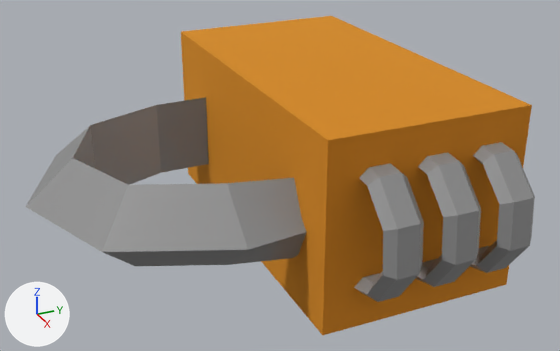
Renders of the FBX model VRProject/Assets/Art Assets/3D Models/Padlock/Padlock.fbx from each side of a commit.
One viewpoint serves both versions: a 50 mm lens placed at (3.65, -2.11, 1.93), pointed at (0.16, -0.54, 0.19). The lights are fixed; the arrows at lower left show +X, +Y and +Z. Where no turn or scale is listed for an object, it has been applied to the vertices.
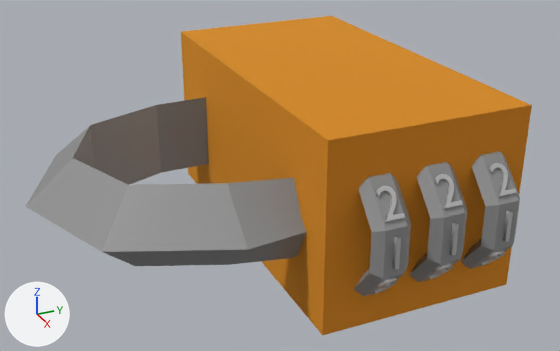
Where the change shows, as pixel boxes [x1, y1, x2, y2] in the pictures (560 x 351 px):
'Torus', moved, turned, rescaled
    before: [354, 163, 424, 302]
    after: [354, 173, 411, 296]
'Torus.001', moved, turned, rescaled
    before: [416, 152, 481, 287]
    after: [409, 162, 467, 282]
'Torus.002', moved, turned, rescaled
    before: [470, 142, 535, 273]
    after: [461, 151, 520, 269]

What the commit changed:
In object 'Torus.001' (ob_torus_001), parent is no longer ob_empty.
Object 'Torus.001' (ob_torus_001) moves from (162.3, 2.862, -65.1) to (0.852, -0.151, 0.221).
Object 'Torus.001' (ob_torus_001) turns from (0, 0, 0) to (90, 44, 0) degrees about x, y and z.
Object 'Torus.001' (ob_torus_001) is rescaled from (1.0, 1.0, 1.0) to (0.01, 0.01, 0.01).
In object 'Torus' (ob_torus), parent is no longer ob_empty.
Object 'Torus' (ob_torus) moves from (162.3, 2.862, -35.1) to (0.852, -0.451, 0.221).
Object 'Torus' (ob_torus) turns from (0, 0, 0) to (90, 44, 0) degrees about x, y and z.
Object 'Torus' (ob_torus) is rescaled from (1.0, 1.0, 1.0) to (0.01, 0.01, 0.01).
In object 'Torus.002' (ob_torus_002), parent is no longer ob_empty.
Object 'Torus.002' (ob_torus_002) moves from (162.3, 2.862, -95.1) to (0.852, 0.149, 0.221).
Object 'Torus.002' (ob_torus_002) turns from (0, 0, 0) to (90, 44, 0) degrees about x, y and z.
Object 'Torus.002' (ob_torus_002) is rescaled from (1.0, 1.0, 1.0) to (0.01, 0.01, 0.01).
